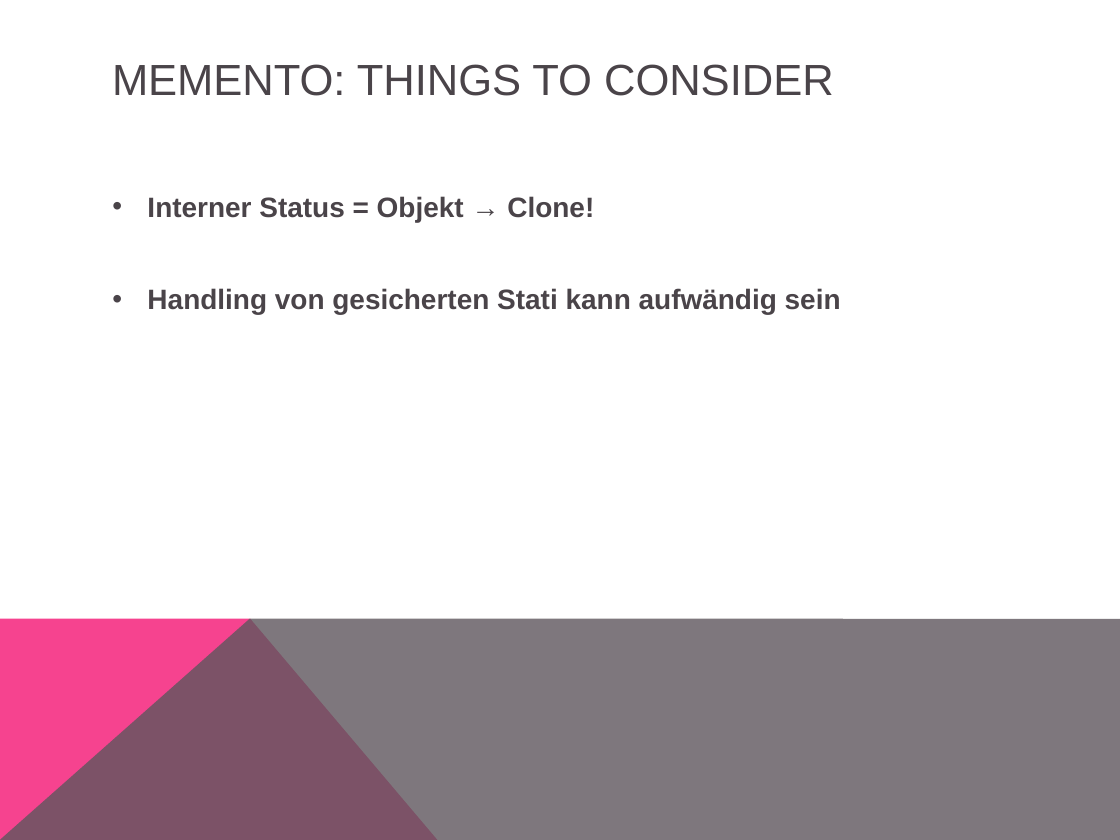
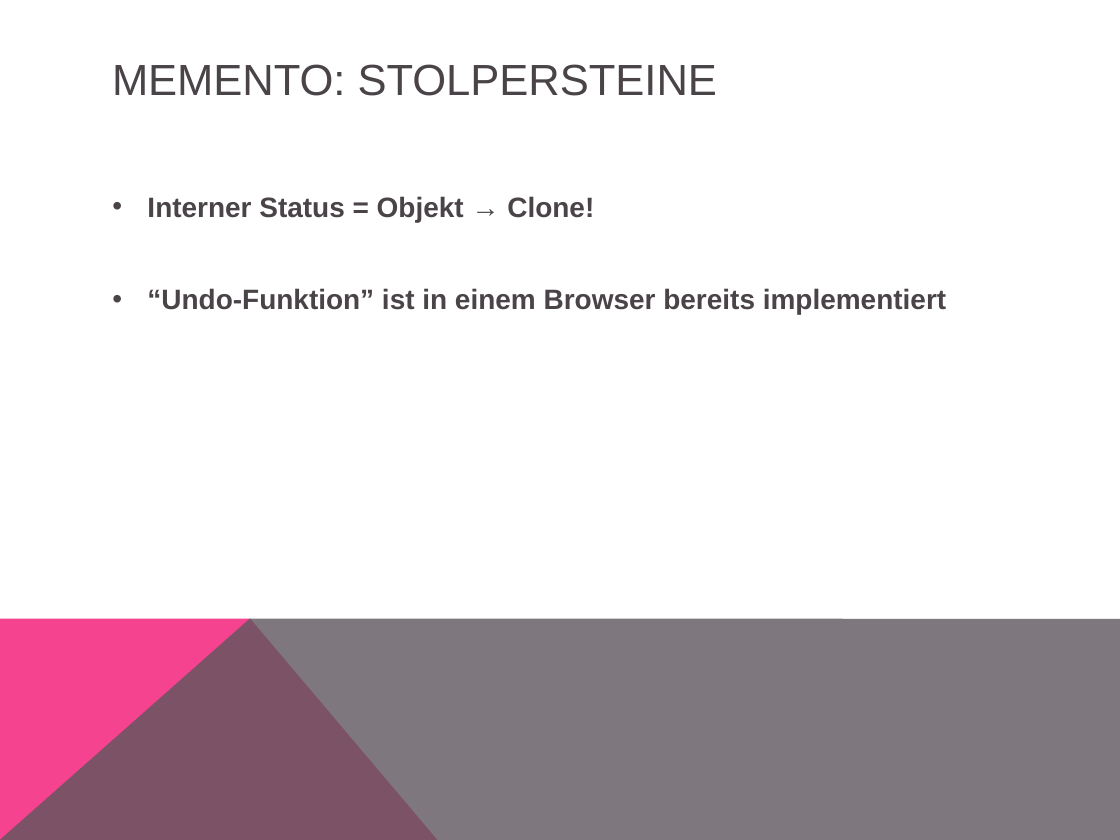
Before and after one commit to simonkrenger/ch.bfh.bti7081.s2013.pink, a slide deck: slide 15 of Project Pink/doc/tasks/task13/Memento Pattern.pptx. Drawn at 1120x840 pixels with LibreOffice and Linux fonts; fonts in the diff are those of the drawing. Boxes give left, top, right and bottom in pixels: in the first picture for what was removed or moved away, otherwise in the second. Text is boxed around its words. In the diff, an @@ line names an element or a change of style, - is before the commit and + after.

```diff
--- a/Project Pink/doc/tasks/task13/Memento Pattern.pptx
+++ b/Project Pink/doc/tasks/task13/Memento Pattern.pptx
@@ title at (112, 64, 717, 96): text changed @@
-MEMENTO: THINGS TO CONSIDER
+MEMENTO: STOLPERSTEINE
@@ text at (147, 288, 946, 314): text changed @@
-• Handling von gesicherten Stati kann aufwändig sein
+• “Undo-Funktion” ist in einem Browser bereits implementiert
```
Also in this commit, not shown: 3 other slides changed, 2 other files.
